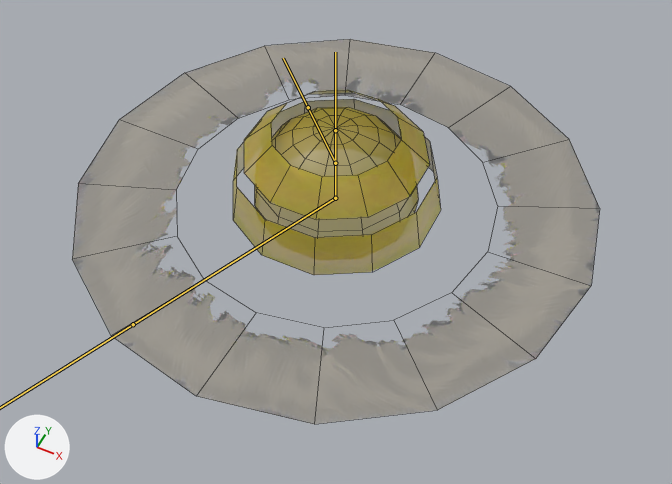
A saved change to the FBX model Assets/Models/Effects/FireExplosion.fbx.
Rendered twice from a 50 mm lens placed at (5.01, -10.01, 11.39), pointed at (0.49, -0.96, 0.09). Every picture has the same lights, and +X, +Y and +Z are marked at lower left. Both versions are drawn at frame 25 of the action 'Explosion'; the numbers are the values there. The bones that bend it are drawn over the model as lines. Mesh edges are drawn as thin lines.
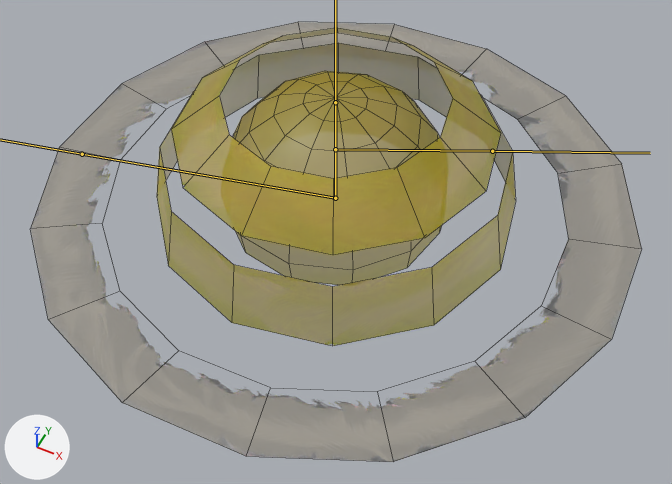
Location of each change, [x1, y1, x2, y2] in pixels of the pictures (672 x 484 px):
```json
{"object": "Cube", "change": "posed", "before": [72, 39, 600, 424], "after": [30, 22, 642, 462], "on screen": "16% wider, 14% taller"}
{"bone": "Main", "before": "(335, 198) to (335, 130)", "after": "(335, 198) to (335, 102)"}
{"bone": "Rings", "before": "(335, 163) to (308, 107)", "after": "(335, 149) to (492, 151)"}
{"bone": "DustIn", "before": "(335, 198) to (335, 198)", "after": "(335, 198) to (334, 198)"}
{"bone": "DustOut", "before": "(335, 198) to (133, 324)", "after": "(335, 198) to (82, 154)"}
```

Scene script edits in JSON lines:
```json
{"block": "bone_main", "where": "bone_main = bpy.data.objects['Armature'].pose.bones['Main']"}
{"op": "set", "path": "bone_main.rotation_quaternion", "old": "(-0.379, 0.0, 0.925, 0.0)", "new": "(-0.975, 0.0, 0.222, 0.0)", "note": "degrees (0, -135, 0) -> degrees (0, -26, 0)"}
{"op": "set", "path": "bone_main.scale", "old": "(0.7, 0.66, 0.7)", "new": "(0.96, 0.91, 0.96)"}
{"block": "bone_rings", "where": "bone_rings = bpy.data.objects['Armature'].pose.bones['Rings']"}
{"op": "set", "path": "bone_rings.location", "old": "(0.38, 0.0, 0.0)", "new": "(0.07, 0.0, 0.0)"}
{"op": "set", "path": "bone_rings.rotation_quaternion", "old": "(-0.379, 0.925, 0.0, 0.0)", "new": "(-0.975, 0.222, 0.0, 0.0)", "note": "degrees (-135, 0, 0) -> degrees (-26, 0, 0)"}
{"op": "set", "path": "bone_rings.scale", "old": "(0.76, 0.85, 0.85)", "new": "(1.17, 1.44, 1.44)"}
{"block": "bone_dustin", "where": "bone_dustin = bpy.data.objects['Armature'].pose.bones['DustIn']"}
{"op": "set", "path": "bone_dustin.rotation_quaternion", "old": "(0.557, 0.0, 0.0, -0.83)", "new": "(0.112, 0.0, 0.0, -0.994)", "note": "degrees (0, 0, -112) -> degrees (0, 0, -167)"}
{"op": "set", "path": "bone_dustin.scale", "old": "(1.04, 1.04, 1.04)", "new": "(1.48, 1.48, 1.48)"}
{"block": "bone_dustout", "where": "bone_dustout = bpy.data.objects['Armature'].pose.bones['DustOut']  # child of 'DustIn'"}
{"op": "set", "path": "bone_dustout.scale", "old": "(1.17, 1.17, 1.17)", "new": "(0.94, 0.94, 0.94)"}
```
